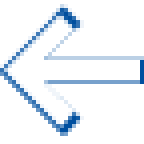
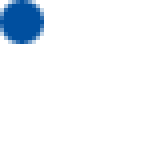
Layered file, before and after one edit (144x144). Changes by layer:
hid "←", painted on it over <box>4,12,140,128</box>
removed layer "←" (2nd of 2) over <box>0,4,144,136</box>
added layer "Livello 8" above "Livello 7" over <box>0,0,44,44</box>
